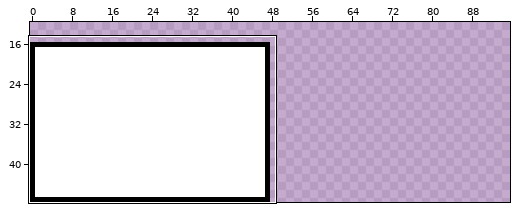
One commit to this pixel-art file: src/textures/tilemaps/LockedDoor.aseprite. Above: a wide view before the commit, with the close-up outlined.
Close-up. First the earlier version:
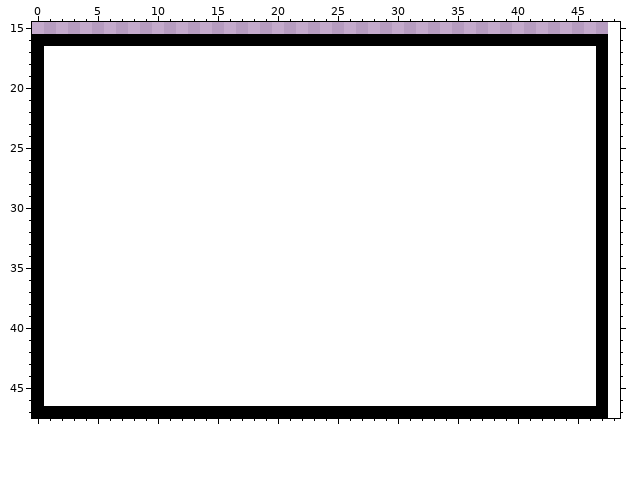
48x48 pixels, 1 frame. Shown: x 0..48, y 15..47. The old version is drawn lined up with the new one, on the new canvas. The wide view leaves out empty margins. The commit also changed other parts of the picture, which this record leaves out.
The same view after the edit:
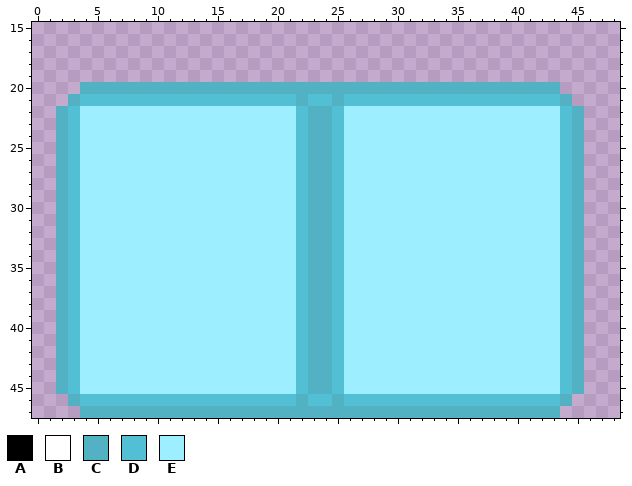
Palette (. is transparent): A #000000  B #ffffff  C #52b1c2  D #52bfd4  E #9deeff
Change:
canvas 48x48 -> 96x48
@@ x 0..48 @@
 15 .................................................
-16 AAAAAAAAAAAAAAAAAAAAAAAAAAAAAAAAAAAAAAAAAAAAAAAA.
-17 ABBBBBBBBBBBBBBBBBBBBBBBBBBBBBBBBBBBBBBBBBBBBBBA.
-18 ABBBBBBBBBBBBBBBBBBBBBBBBBBBBBBBBBBBBBBBBBBBBBBA.
-19 ABBBBBBBBBBBBBBBBBBBBBBBBBBBBBBBBBBBBBBBBBBBBBBA.
-20 ABBBBBBBBBBBBBBBBBBBBBBBBBBBBBBBBBBBBBBBBBBBBBBA.
-21 ABBBBBBBBBBBBBBBBBBBBBBBBBBBBBBBBBBBBBBBBBBBBBBA.
-22 ABBBBBBBBBBBBBBBBBBBBBBBBBBBBBBBBBBBBBBBBBBBBBBA.
-23 ABBBBBBBBBBBBBBBBBBBBBBBBBBBBBBBBBBBBBBBBBBBBBBA.
-24 ABBBBBBBBBBBBBBBBBBBBBBBBBBBBBBBBBBBBBBBBBBBBBBA.
-25 ABBBBBBBBBBBBBBBBBBBBBBBBBBBBBBBBBBBBBBBBBBBBBBA.
-26 ABBBBBBBBBBBBBBBBBBBBBBBBBBBBBBBBBBBBBBBBBBBBBBA.
-27 ABBBBBBBBBBBBBBBBBBBBBBBBBBBBBBBBBBBBBBBBBBBBBBA.
-28 ABBBBBBBBBBBBBBBBBBBBBBBBBBBBBBBBBBBBBBBBBBBBBBA.
-29 ABBBBBBBBBBBBBBBBBBBBBBBBBBBBBBBBBBBBBBBBBBBBBBA.
-30 ABBBBBBBBBBBBBBBBBBBBBBBBBBBBBBBBBBBBBBBBBBBBBBA.
-31 ABBBBBBBBBBBBBBBBBBBBBBBBBBBBBBBBBBBBBBBBBBBBBBA.
-32 ABBBBBBBBBBBBBBBBBBBBBBBBBBBBBBBBBBBBBBBBBBBBBBA.
-33 ABBBBBBBBBBBBBBBBBBBBBBBBBBBBBBBBBBBBBBBBBBBBBBA.
-34 ABBBBBBBBBBBBBBBBBBBBBBBBBBBBBBBBBBBBBBBBBBBBBBA.
-35 ABBBBBBBBBBBBBBBBBBBBBBBBBBBBBBBBBBBBBBBBBBBBBBA.
-36 ABBBBBBBBBBBBBBBBBBBBBBBBBBBBBBBBBBBBBBBBBBBBBBA.
-37 ABBBBBBBBBBBBBBBBBBBBBBBBBBBBBBBBBBBBBBBBBBBBBBA.
-38 ABBBBBBBBBBBBBBBBBBBBBBBBBBBBBBBBBBBBBBBBBBBBBBA.
-39 ABBBBBBBBBBBBBBBBBBBBBBBBBBBBBBBBBBBBBBBBBBBBBBA.
-40 ABBBBBBBBBBBBBBBBBBBBBBBBBBBBBBBBBBBBBBBBBBBBBBA.
-41 ABBBBBBBBBBBBBBBBBBBBBBBBBBBBBBBBBBBBBBBBBBBBBBA.
-42 ABBBBBBBBBBBBBBBBBBBBBBBBBBBBBBBBBBBBBBBBBBBBBBA.
-43 ABBBBBBBBBBBBBBBBBBBBBBBBBBBBBBBBBBBBBBBBBBBBBBA.
-44 ABBBBBBBBBBBBBBBBBBBBBBBBBBBBBBBBBBBBBBBBBBBBBBA.
-45 ABBBBBBBBBBBBBBBBBBBBBBBBBBBBBBBBBBBBBBBBBBBBBBA.
-46 ABBBBBBBBBBBBBBBBBBBBBBBBBBBBBBBBBBBBBBBBBBBBBBA.
-47 AAAAAAAAAAAAAAAAAAAAAAAAAAAAAAAAAAAAAAAAAAAAAAAA.
+16 .................................................
+17 .................................................
+18 .................................................
+19 .................................................
+20 ....CCCCCCCCCCCCCCCCCCCCCCCCCCCCCCCCCCCCCCCC.....
+21 ...CDDDDDDDDDDDDDDDDDDCDDCDDDDDDDDDDDDDDDDDDC....
+22 ..CDEEEEEEEEEEEEEEEEEEDCCDEEEEEEEEEEEEEEEEEEDC...
+23 ..CDEEEEEEEEEEEEEEEEEEDCCDEEEEEEEEEEEEEEEEEEDC...
+24 ..CDEEEEEEEEEEEEEEEEEEDCCDEEEEEEEEEEEEEEEEEEDC...
+25 ..CDEEEEEEEEEEEEEEEEEEDCCDEEEEEEEEEEEEEEEEEEDC...
+26 ..CDEEEEEEEEEEEEEEEEEEDCCDEEEEEEEEEEEEEEEEEEDC...
+27 ..CDEEEEEEEEEEEEEEEEEEDCCDEEEEEEEEEEEEEEEEEEDC...
+28 ..CDEEEEEEEEEEEEEEEEEEDCCDEEEEEEEEEEEEEEEEEEDC...
+29 ..CDEEEEEEEEEEEEEEEEEEDCCDEEEEEEEEEEEEEEEEEEDC...
+30 ..CDEEEEEEEEEEEEEEEEEEDCCDEEEEEEEEEEEEEEEEEEDC...
+31 ..CDEEEEEEEEEEEEEEEEEEDCCDEEEEEEEEEEEEEEEEEEDC...
+32 ..CDEEEEEEEEEEEEEEEEEEDCCDEEEEEEEEEEEEEEEEEEDC...
+33 ..CDEEEEEEEEEEEEEEEEEEDCCDEEEEEEEEEEEEEEEEEEDC...
+34 ..CDEEEEEEEEEEEEEEEEEEDCCDEEEEEEEEEEEEEEEEEEDC...
+35 ..CDEEEEEEEEEEEEEEEEEEDCCDEEEEEEEEEEEEEEEEEEDC...
+36 ..CDEEEEEEEEEEEEEEEEEEDCCDEEEEEEEEEEEEEEEEEEDC...
+37 ..CDEEEEEEEEEEEEEEEEEEDCCDEEEEEEEEEEEEEEEEEEDC...
+38 ..CDEEEEEEEEEEEEEEEEEEDCCDEEEEEEEEEEEEEEEEEEDC...
+39 ..CDEEEEEEEEEEEEEEEEEEDCCDEEEEEEEEEEEEEEEEEEDC...
+40 ..CDEEEEEEEEEEEEEEEEEEDCCDEEEEEEEEEEEEEEEEEEDC...
+41 ..CDEEEEEEEEEEEEEEEEEEDCCDEEEEEEEEEEEEEEEEEEDC...
+42 ..CDEEEEEEEEEEEEEEEEEEDCCDEEEEEEEEEEEEEEEEEEDC...
+43 ..CDEEEEEEEEEEEEEEEEEEDCCDEEEEEEEEEEEEEEEEEEDC...
+44 ..CDEEEEEEEEEEEEEEEEEEDCCDEEEEEEEEEEEEEEEEEEDC...
+45 ..CDEEEEEEEEEEEEEEEEEEDCCDEEEEEEEEEEEEEEEEEEDC...
+46 ...CDDDDDDDDDDDDDDDDDDCDDCDDDDDDDDDDDDDDDDDDC....
+47 ....CCCCCCCCCCCCCCCCCCCCCCCCCCCCCCCCCCCCCCCC.....
Boxes around the changes in both close-ups, in picture pixels (x1, y1, x2, y2):
changed: (32, 34, 608, 418)
